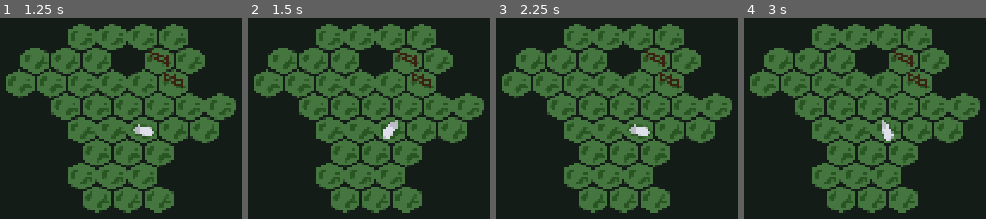
Above: before the commit, frames 1-4 (left to right).
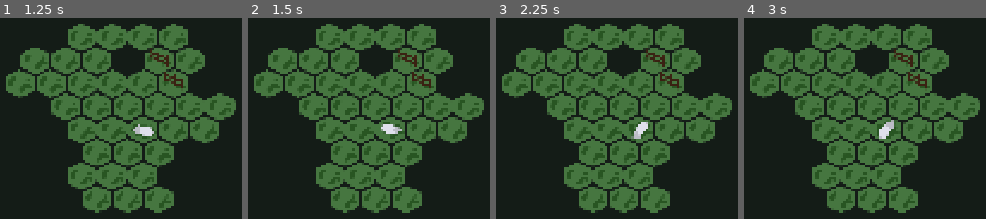
Above: after the commit, the same moments.

Repository: zunda-arrow/Sheep
Game: Godot game, scene res://game/Level.tscn
Two runs of this game, one before a commit and one after it. Both use one fixed random seed, a clock stepped at 60 frames per second and the inputs below. The engine's default icon, where the game draws it, is replaced by a stand-in: a white triangle on a blue panel in a dark square.
Inputs (mouse positions are in pixels of both pictures, inside the frame that each line leads up to):
- Up to frame 1 (1.25 s): tap Enter at 0.5 s; move the mouse to (outside the picture) at 0.52 s; click (outside the picture) at 0.67 s
- Up to frame 2 (1.5 s): tap Space at 1.25 s; move the mouse to (outside the picture) at 1.27 s; click (outside the picture) at 1.42 s
- Up to frame 3 (2.25 s): tap Enter at 2 s; move the mouse to (718, 32) at 2.02 s; click (718, 32) at 2.17 s
- Up to frame 4 (3 s): tap Space at 2.75 s; move the mouse to (outside the picture) at 2.77 s; click (outside the picture) at 2.92 s

Frame 1 is identical in both runs. In frame 2, 0.4% of the frame differs, in the area x 54-64%, y 50-61%; in frame 3, 0.4%; in frame 4, 0.5%, in the area x 54-62%, y 50-62%.

Commit message:
Fix sheep looking away

Diff:
--- a/managers/object_manager.gd
+++ b/managers/object_manager.gd
@@ -63,4 +63,4 @@
 
 ## Convert a value in radians to a managedObject's rotation value
 func rad_to_rot(angle: float) -> int:
-	return int(angle / (PI / 3.0)) + 4
+	return int(angle / (PI / 4)) + 1
--- a/managers/sheep_manager.gd
+++ b/managers/sheep_manager.gd
@@ -2,11 +2,11 @@
 
 func _input(event):
 	if event is InputEventMouseMotion:
-		look_away(alignment_map.local_to_map(alignment_map.to_local(event.position)))
+		look_away(event.position)
 
 ## Points all objects away from
-func look_away(from: Vector2i) -> void:
+func look_away(from: Vector2) -> void:
 	for pos in objects:
-		var angle = Vector2(from - pos).angle()
-		print(rad_to_deg(angle))
+		var to = objects[pos].aligned_to.to_global(objects[pos].aligned_to.map_to_local(pos))
+		var angle = (to - from).angle()
 		objects[pos].rotation = rad_to_rot(angle)
Not shown, changed: .gitignore
